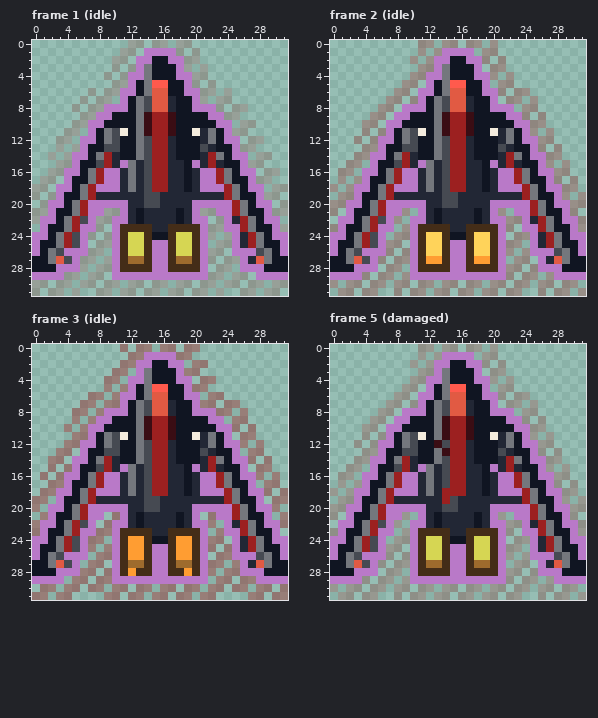
Edited in one commit: pixel-art file (assets/sources/enemies/talon_interceptor_elite.ase). Above is the file before it was changed.
32x32 pixels, 11 frames. Shown: frame 1 (idle), frame 2 (idle), frame 3 (idle), frame 5 (damaged). The commit also changed other frames, which this record leaves out.
Now the later version:
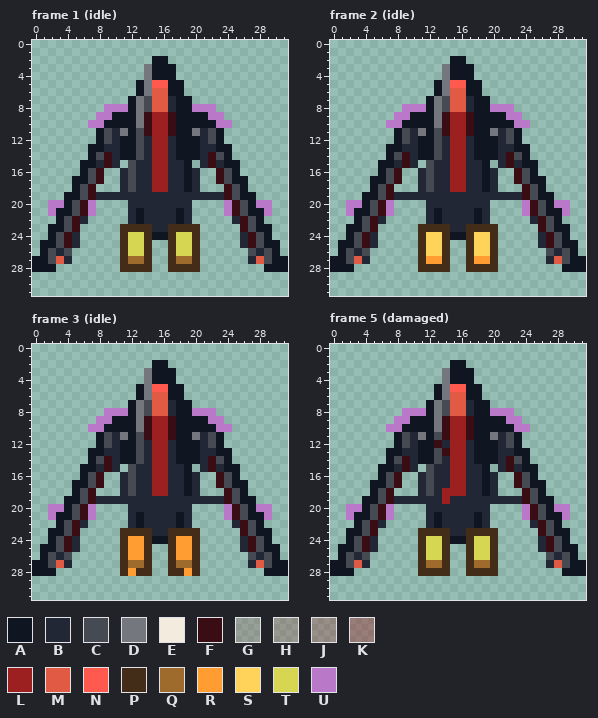
Palette (. is transparent): A #101522  B #222735  C #464a52  D #74777d  E #f3ebdd  F #3a0d14  G #9c202030  H #9c20203e  J #9c20204c  K #9c202068  L #9c2020  M #e15a43  N #ff5a4d  P #442d18  Q #9e6b2d  R #ff9d32  S #ffd35a  T #d6d653  U #b979c8
The edit:
layer "Elite Aura" now hidden
Changed rows in their new state; - is an unchanged pixel.
Frame 1 (idle):
first column x 0:
 0 ------------..-..-..------------
 1 -----------..-.....-.-----------
 2 ----------..-..--....-----------
 3 ----------.-..----..-.----------
 4 ---------.-...----....----------
 5 ----------...------..-.---------
 6 -------.-....------....-.-------
 7 ------.-..-.--------..-..-------
 8 -----.-..--------------.-..-----
 9 ------..----------------..------
10 -----..-------------------..----
11 ----..-.-CBD-C------D-C-...-----
12 ---..-..-CB--CB-------C-..-..---
13 ---.-..--BB--CB------B---...----
14 --.-...-CF---CB-------FC-..-..--
15 ---...--BF-.C-B-----.-F---...---
16 --....-CF..-C-B------..FC-..-..-
17 -..-.--CF..-C-B------..FC--...--
18 ..-..-CF...-C-B------...FC-..-..
19 .-..--CF------BB--------FC--...-
20 -.---CF-....--BB----....-FC----.
21 ..---CF-....--------....-FC---..
22 ...-CFB.....--------..-..-FC-..-
23 -.--CF...-.----------.....FC--..
24 ..-CFB..-..----------..-..-FC-..
25 .--CFB.-...----..----.-...-FC--.
26 .-CBC....-.----..----...-..CBC-.
27 --C-B...-..----..----..-...--C--
28 ---....-...----..----.-..-...---
29 ......-..-..............-..-....
30 ..-..-..-..-..-..-..-..-..-..-..
31 .-..-.--..-..-..-..-..-.--..-..-
Frame 2 (idle):
first column x 0:
 0 -----------..-..-..-.-----------
 1 -----------.-.....-..-----------
 2 ----------.-...--...-.----------
 3 -----------...----.-..----------
 4 ----------....----...-.---------
 5 ---------..-.------.-..---------
 6 --------..-..------...-..-------
 7 -------..-..--------.-..-.------
 8 ------..----------------..------
 9 -----..-----------------.-.-----
10 ----..-------------------..-----
11 ----.-..-CBD-C------D-C-..-.----
12 ---.-...-CB--CB-------C-....----
13 ----...--BB--CB------B---..-.---
14 ---....-CF---CB-------FC-....---
15 --..-.--BF-.C-B-----.-F---..-.--
16 -..-..-CF..-C-B------..FC-....--
17 -.-..--CF..-C-B------..FC--..-.-
18 .-...-CF...-C-B------...FC-....-
19 -...--CF------BB--------FC--..-.
20 ..---CF-....--BB----....-FC---..
21 .----CF-..-.--------..-.-FC---.-
22 -..-CFB..-..--------.....-FC-...
23 ..--CF..-..----------..-..FC--..
24 ..-CFB.-...----------.-...-FC-..
25 .--CFB...-.----..----...-.-FC--.
26 .-CBC...-..----..----..-...CBC-.
27 --C-B..-...----..----.-..-.--C--
28 ---...-..-.----..----...-....---
29 .....-..-..............-..-.....
30 .-..-..-..-..-..-..-..-..-..-..-
31 -..-..--.-..-..-..-..-..--.-..-.
Frame 3 (idle):
first column x 0:
 0 -----------.-..-..-..-----------
 1 ------------........------------
 2 -----------....--..-..----------
 3 ----------..-.----...-----------
 4 ---------..-..----..-..---------
 5 ---------.-..------...----------
 6 -------..-...------..-..--------
 7 ------..-...--------...-..------
 8 -----..-.--------------..-.-----
 9 -----.-.-----------------..-----
10 ----.-.------------------.-.----
11 -----...-CBD-C------D-C-.-..----
12 ----....-CB--CB-------C-...-.---
13 ---..-.--BB--CB------B---.-..---
14 --..-..-CF---CB-------FC-...-.--
15 --.-..--BF-.C-B-----.-F---.-..--
16 -.-...-CF..-C-B------..FC-...-.-
17 --...--CF..-C-B------..FC--.-..-
18 -....-CF...-C-B------...FC-...-.
19 ..-.--CF------BB--------FC--.-..
20 .----CF-....--BB----....-FC---.-
21 -.---CF-.-..--------.-..-FC----.
22 ...-CFB.-...--------...-.-FC-...
23 ..--CF.....----------.-...FC--.-
24 ..-CFB...-.----------...-.-FC-..
25 .--CFB..-..----..----..-..-FC--.
26 .-CBC..-...----..----.-....CBC-.
27 --C-B.-..-.----..----...-..--C--
28 ---.....-..----..----..-.....---
29 ....-..-..............-..-......
30 -..-..-..-..-..-..-..-..-..-..-.
31 ..-..----..-..-..-..-..----..-..
Frame 5 (damaged):
first column x 0:
 0 -----------..-..-..-.-----------
 1 -----------.-.....-..-----------
 2 ----------.-...--...-.----------
 3 -----------...----.-..----------
 4 ----------....----...-.---------
 5 ---------..-.------.-..---------
 6 --------..-..------...-..-------
 7 -------..-..--------.-..-.------
 8 ------..----------------..------
 9 -----..-----------------.-.-----
10 ----..-------------------..-----
11 ----.-..-CBD-C------D-C-..-.----
12 ---.-...-CB---B-------C-....----
13 ----...--BB--C-------B---..-.---
14 ---....-CF---CB-------FC-....---
15 --..-.--BF-.C-B-----.-F---..-.--
16 -..-..-CF..-C-B------..FC-....--
17 -.-..--CF..-C-B------..FC--..-.-
18 .-...-CF...-C--------...FC-....-
19 -...--CF-------B--------FC--..-.
20 ..---CF-....--BB----....-FC---..
21 .----CF-..-.--------..-.-FC---.-
22 -..-CFB..-..--------.....-FC-...
23 ..--CF..-..----------..-..FC--..
24 ..-CFB.-...----------.-...-FC-..
25 .--CFB...-.----..----...-.-FC--.
26 .-CBC...-..----..----..-...CBC-.
27 --C-B..-...----..----.-..-.--C--
28 ---...-..-.----..----...-....---
29 .....-..-..............-..-.....
30 .-..-..-..-..-..-..-..-..-..-..-
31 -..-..--.-..-..-..-..-..--.-..-.
